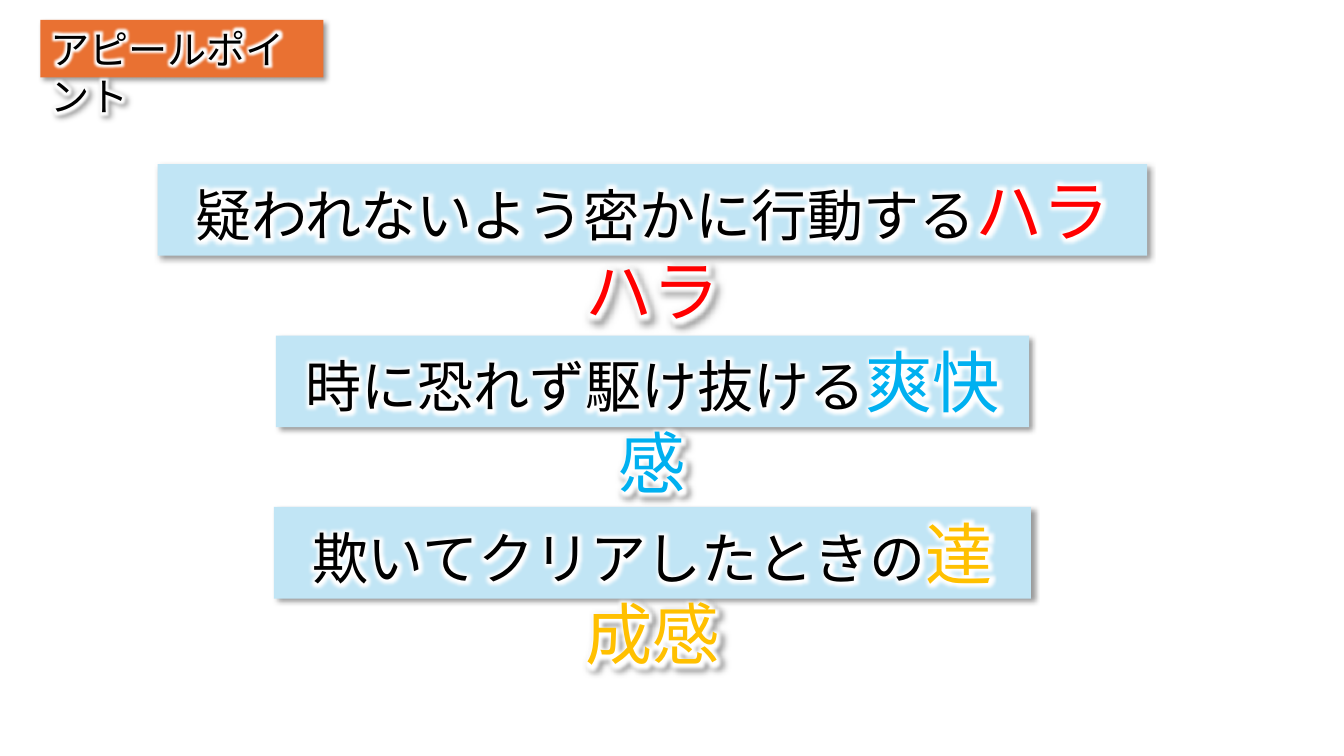
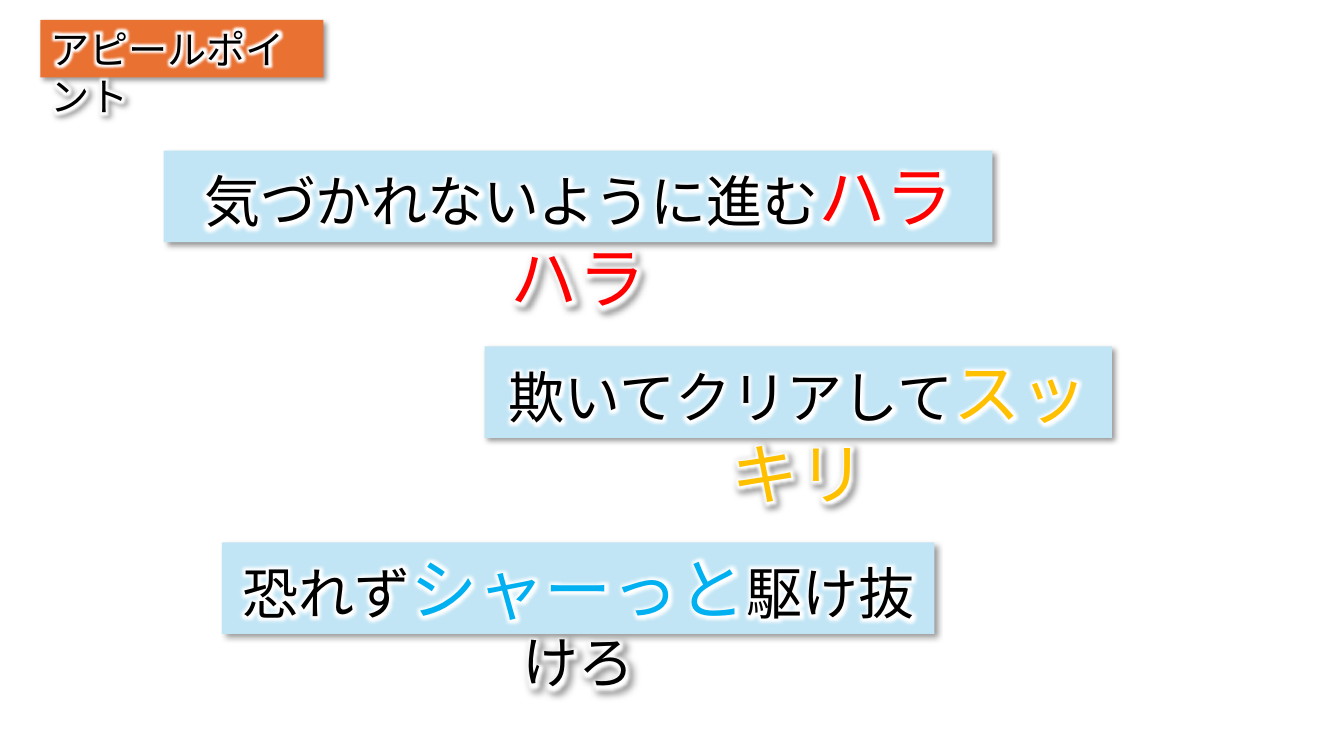
Before and after one commit to IbukiOkusada/GradProject, a slide deck: slide 8 of 企画書/カットビ企画書.pptx. Drawn at 1344x756 pixels with LibreOffice and Linux fonts; fonts in the diff are those of the drawing. Boxes give left, top, right and bottom in pixels: in the first picture for what was removed or moved away, otherwise in the second. Text is boxed around its words. In the diff, an @@ line names an element or a change of style, - is before the commit and + after.

```diff
--- a/企画書/カットビ企画書.pptx
+++ b/企画書/カットビ企画書.pptx
@@ rectangle "気づかれないように進むハラハラ": place and size @@
-rectangle "気づかれないように進むハラハラ" at bbox=[157, 164, 1147, 256]
+rectangle "気づかれないように進むハラハラ" at bbox=[163, 150, 992, 242]
@@ text in rectangle at bbox=[204, 170, 952, 315]: text changed @@
-疑われないよう密かに行動するハラハラ
+気づかれないように進むハラハラ
@@ rectangle "欺いてクリアしてスッキリ": place and size @@
-rectangle "欺いてクリアしてスッキリ" at bbox=[274, 507, 1031, 599]
+rectangle "欺いてクリアしてスッキリ" at bbox=[485, 347, 1112, 439]
@@ text in rectangle at bbox=[509, 369, 1087, 510]: text changed @@
-欺いてクリアしたときの達成感
+欺いてクリアしてスッキリ
@@ rectangle "恐れずシャーっと駆け抜けろ": place and size @@
-rectangle "恐れずシャーっと駆け抜けろ" at bbox=[276, 336, 1029, 427]
+rectangle "恐れずシャーっと駆け抜けろ" at bbox=[222, 542, 935, 634]
@@ text in rectangle at bbox=[242, 559, 914, 698]: text changed @@
-時に恐れず駆け抜ける爽快感
+恐れずシャーっと駆け抜けろ
```
Also in this commit, not shown: 3 other slides changed, 1 slide added.
